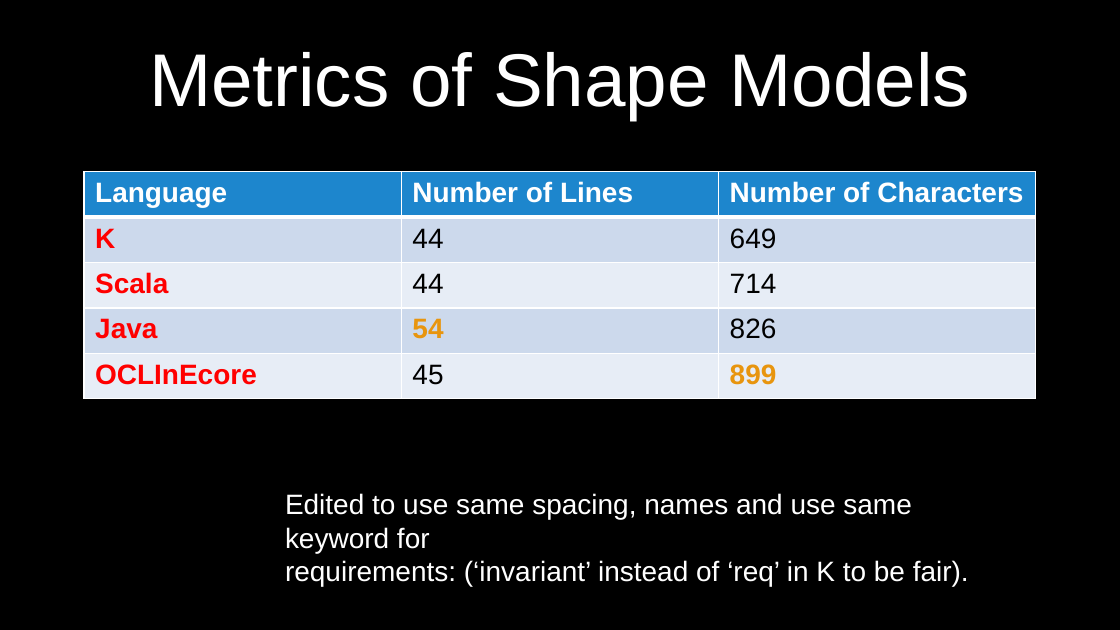
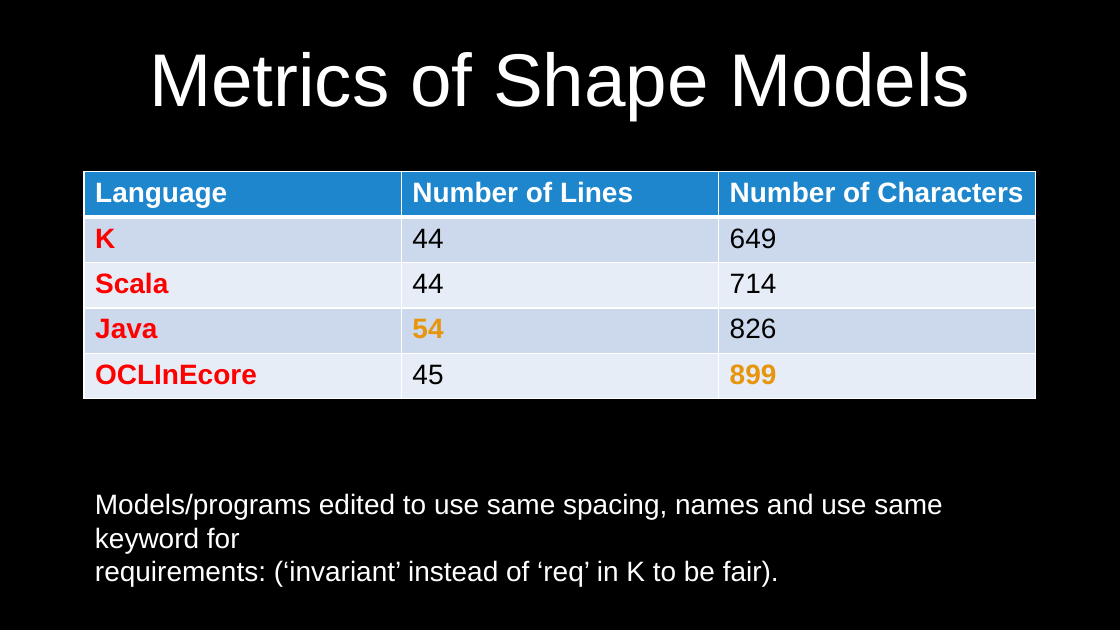
Before and after one commit to Open-MBEE/klang, a slide deck: slide 28 of presentations/LanguageStudy.pptx (slide 25 before the commit). Drawn at 1120x630 pixels with LibreOffice and Linux fonts; fonts in the diff are those of the drawing; background and template pictures are left out. Boxes give left, top, right and bottom in pixels: in the first picture for what was removed or moved away, otherwise in the second. Text is boxed around its words. In the diff, an @@ line names an element or a change of style, - is before the commit and + after.

```diff
--- a/presentations/LanguageStudy.pptx
+++ b/presentations/LanguageStudy.pptx
@@ text "Models/programs edited to use same ...": place and size @@
-text "Models/programs edited to use same ..." at [285,493,969,586]
+text "Models/programs edited to use same ..." at [95,493,942,586]
@@ text at [95,493,942,553]: text changed @@
-Edited to use same spacing, names and use same keyword for
+Models/programs edited to use same spacing, names and use same keyword for
```
Also in this commit, not shown: 15 other slides changed, 2 slides added, 2 slides removed.
